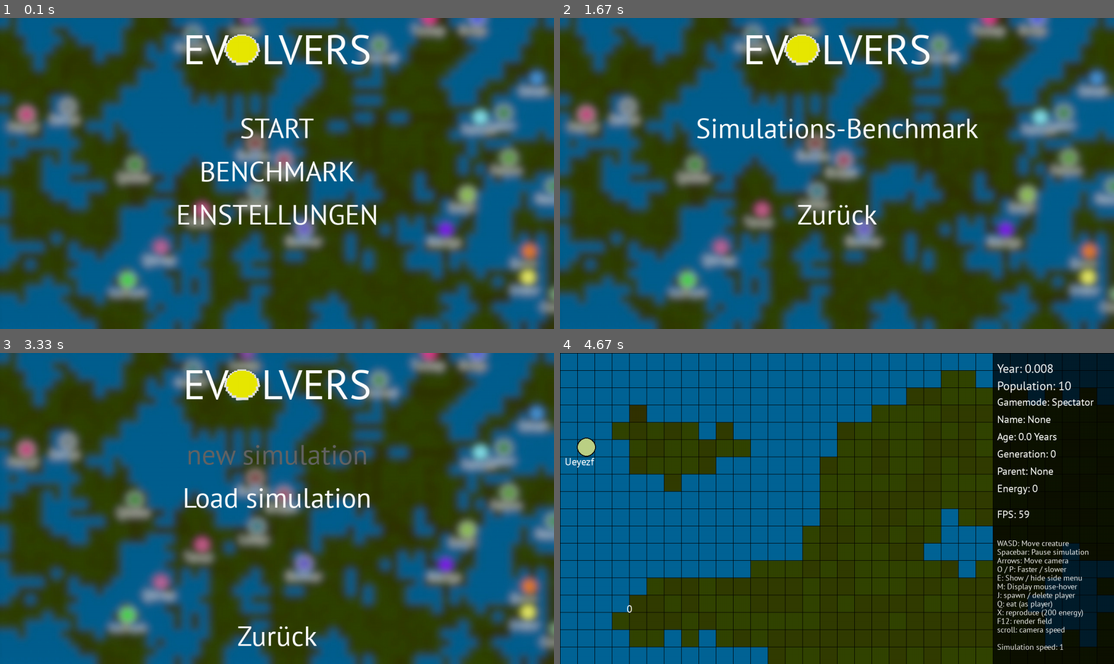
Above: before the commit, frames 1-4 (two rows, left to right).
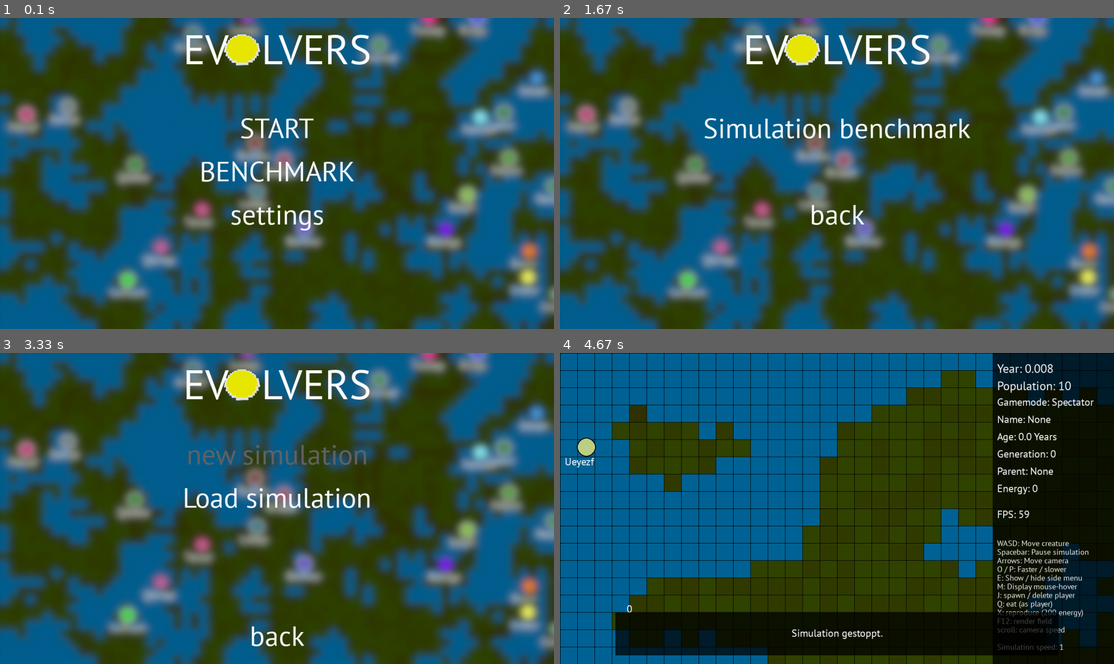
Above: after the commit, the same moments.

Repository: coding-lines/evolvers
Game: pygame game, started from evolversFiles/runGame_GUI.py
The game is run twice, just before and just after one commit, with the same random seed, the same clock (stepped at 60 frames per second) and the same inputs.
Inputs (mouse positions are in pixels of both pictures, inside the frame that each line leads up to):
- Up to frame 1 (0.1 s): no input
- Up to frame 2 (1.67 s): click "BENCHMARK" at 0.38 s
- Up to frame 3 (3.33 s): press the mouse at (249, 589) at 2.92 s; move the mouse to (265, 564) at 3.02 s; release the mouse at (282, 539) at 3.15 s; click "START" at 3.27 s
- Up to frame 4 (4.67 s): click "new simulation" at 3.6 s; click "start" at 3.93 s; hold Space from 4.22 s (still down); hold Left from 4.22 s (still down); move the mouse to (626, 595) at 4.25 s

The runs differ from the first frame. In frame 1, 1.1% of the frame differs, in the area x 32-68%, y 59-69%; in frame 2, 1.8%; in frame 3, 0.4%; in frame 4, 9.6%, in the area x 10-90%, y 83-98%.

Commit message:
Progress on the language update

Diff:
--- a/evolversFiles/runGame_GUI.py
+++ b/evolversFiles/runGame_GUI.py
@@ -295,19 +295,19 @@
                 screen.blit(startText,((game.options.dimensions[0]//2)-(startText.get_rect().width//2),20))
                 screen.blit(menuTextA if not (mousePos[0] in range((game.options.dimensions[0]//2)-(menuTextA.get_rect( …(203 unchanged characters)…
                 screen.blit(menuTextB if not (mousePos[0] in range((game.options.dimensions[0]//2)-(menuTextB.get_rect( …(203 unchanged characters)…
-                screen.blit(menuTextC if not (mousePos[0] in range((game.options.dimensions[0]//2)-(menuTextC.get_rect().width//2),(game.options.dimensions[0]//2)+(menuTextB.get_rect().width//2)) and mousePos[1] in range(420,490)) else menuTextC_HOVER,((game.options.dimensions[0]//2)-(menuTextC.get_rect().width//2),420))
+                screen.blit(game.storage.guiTexts["settings"] if not (mousePos[0] in range((game.options.dimensions[0]//2)-(game.storage.guiTexts["settings"].get_rect().width//2),(game.options.dimensions[0]//2)+(menuTextB.get_rect().width//2)) and mousePos[1] in range(420,490)) else game.storage.guiTexts["settingsHover"],((game.options.dimensions[0]//2)-(game.storage.guiTexts["settings"].get_rect().width//2),420))
             elif game.options.currentScreen == "benchmarkMenu":
                 screen.blit(game.storage.textureStorage["backgroundimage"],(0,0))
                 screen.blit(game.storage.textureStorage["logoSmall"],(515,28))
                 screen.blit(startText,((game.options.dimensions[0]//2)-(startText.get_rect().width//2),20))
-                screen.blit(benchmarkTextA if not (mousePos[0] in range((game.options.dimensions[0]//2)-(benchmarkTextA.get_rect().width//2),(game.options.dimensions[0]//2)+(benchmarkTextA.get_rect().width//2)) and mousePos[1] in range(220,290)) else benchmarkA_HOVER,((game.options.dimensions[0]//2)-(benchmarkTextA.get_rect().width//2),220))
-                screen.blit(backButton if not (mousePos[0] in range((game.options.dimensions[0]//2)-(backButton.get_rect().width//2),(game.options.dimensions[0]//2)+(backButton.get_rect().width//2)) and mousePos[1] in range(420,490)) else backButton_HOVER,((game.options.dimensions[0]//2)-(backButton.get_rect().width//2),420))
+                screen.blit(game.storage.guiTexts["simulationBenchmark"] if not (mousePos[0] in range((game.options.dimensions[0]//2)-(game.storage.guiTexts["simulationBenchmark"].get_rect().width//2),(game.options.dimensions[0]//2)+(game.storage.guiTexts["simulationBenchmark"].get_rect().width//2)) and mousePos[1] in range(220,290)) else game.storage.guiTexts["simulationBenchmarkHover"],((game.options.dimensions[0]//2)-(game.storage.guiTexts["simulationBenchmark"].get_rect().width//2),220))
+                screen.blit(game.storage.guiTexts["back"] if not (mousePos[0] in range((game.options.dimensions[0]//2)-(game.storage.guiTexts["back"].get_rect().width//2),(game.options.dimensions[0]//2)+(game.storage.guiTexts["back"].get_rect().width//2)) and mousePos[1] in range(420,490)) else game.storage.guiTexts["backHover"],((game.options.dimensions[0]//2)-(game.storage.guiTexts["back"].get_rect().width//2),420))
             elif game.options.currentScreen == "settings":
                 viewdistance = game.storage.fonts[48].render(game.options.langData["settings"]["view_distance"]+": "+(g …(226 unchanged characters)…
                 screen.blit(game.storage.textureStorage["backgroundimage"],(0,0))
                 screen.blit(game.storage.textureStorage["logoSmall"],(515,28))
                 screen.blit(startText,((game.options.dimensions[0]//2)-(startText.get_rect().width//2),20))
-                screen.blit(backButton if not (mousePos[0] in range((game.options.dimensions[0]//2)-(backButton.get_rect().width//2),(game.options.dimensions[0]//2)+(backButton.get_rect().width//2)) and mousePos[1] in range(620,690)) else backButton_HOVER,((game.options.dimensions[0]//2)-(backButton.get_rect().width//2),620))
+                screen.blit(game.storage.guiTexts["back"] if not (mousePos[0] in range((game.options.dimensions[0]//2)-(game.storage.guiTexts["back"].get_rect().width//2),(game.options.dimensions[0]//2)+(game.storage.guiTexts["back"].get_rect().width//2)) and mousePos[1] in range(620,690)) else game.storage.guiTexts["backHover"],((game.options.dimensions[0]//2)-(game.storage.guiTexts["back"].get_rect().width//2),620))
                 screen.blit(viewdistance,(450 if game.storage.viewDistance == 16 else 465 if game.storage.viewDistance == 32 else 480,180))
                 pygame.draw.rect(screen,const.WHITE,[300,260,680,5])
                 pygame.draw.rect(screen,[200,200,200],[300 if game.storage.viewDistance == 16 else 640 if game.storage.viewDistance == 32 else 980,242,20,40])
@@ -366,17 +366,17 @@
                 else:
                     suggestion = game.storage.fonts[48].render(game.options.langData["benchmarks"]["suggestion"]+": "+game.options.langData["benchmarks"]["low"], True, const.WHITE)
                 screen.blit(suggestion,(10,320))
-                screen.blit(backButton if not (mousePos[0] in range((game.options.dimensions[0]//2)-(backButton.get_rect().width//2),(game.options.dimensions[0]//2)+(backButton.get_rect().width//2)) and mousePos[1] in range(420,490)) else backButton_HOVER,((game.options.dimensions[0]//2)-(backButton.get_rect().width//2),420))
+                screen.blit(game.storage.guiTexts["back"] if not (mousePos[0] in range((game.options.dimensions[0]//2)-(game.storage.guiTexts["back"].get_rect().width//2),(game.options.dimensions[0]//2)+(game.storage.guiTexts["back"].get_rect().width//2)) and mousePos[1] in range(420,490)) else game.storage.guiTexts["backHover"],((game.options.dimensions[0]//2)-(game.storage.guiTexts["back"].get_rect().width//2),420))
             elif game.options.currentScreen == "escapeMenu":
                 screen.blit(game.storage.textureStorage["backgroundimage"],(0,0))
                 screen.blit(backToGame if not (mousePos[0] in range((game.options.dimensions[0]//2)-(backToGame.get_rec …(208 unchanged characters)…
                 screen.blit(saveGame if not (mousePos[0] in range((game.options.dimensions[0]//2)-(saveGame.get_rect(). …(198 unchanged characters)…
-                screen.blit(toMenu if not (mousePos[0] in range((game.options.dimensions[0]//2)-(toMenu.get_rect().width//2),(game.options.dimensions[0]//2)+(toMenu.get_rect().width//2)) and mousePos[1] in range(390,460)) else toMenu_HOVER,((game.options.dimensions[0]//2)-(toMenu.get_rect().width//2),400))
+                screen.blit(game.storage.guiTexts["quitGame"] if not (mousePos[0] in range((game.options.dimensions[0]//2)-(game.storage.guiTexts["quitGame"].get_rect().width//2),(game.options.dimensions[0]//2)+(game.storage.guiTexts["quitGame"].get_rect().width//2)) and mousePos[1] in range(390,460)) else game.storage.guiTexts["quitGameHover"],((game.options.dimensions[0]//2)-(game.storage.guiTexts["quitGame"].get_rect().width//2),400))
             elif game.options.currentScreen == "gamemodeSelect":
                 screen.blit(game.storage.textureStorage["backgroundimage"],(0,0))
                 screen.blit(startText,((game.options.dimensions[0]//2)-(startText.get_rect().width//2),20))
                 screen.blit(game.storage.textureStorage["logoSmall"],(515,28))
-                screen.blit(backButton if not (mousePos[0] in range((game.options.dimensions[0]//2)-(backButton.get_rect().width//2),(game.options.dimensions[0]//2)+(backButton.get_rect().width//2)) and mousePos[1] in range(620,690)) else backButton_HOVER,((game.options.dimensions[0]//2)-(backButton.get_rect().width//2),620))
+                screen.blit(game.storage.guiTexts["back"] if not (mousePos[0] in range((game.options.dimensions[0]//2)-(game.storage.guiTexts["back"].get_rect().width//2),(game.options.dimensions[0]//2)+(game.storage.guiTexts["back"].get_rect().width//2)) and mousePos[1] in range(620,690)) else game.storage.guiTexts["backHover"],((game.options.dimensions[0]//2)-(game.storage.guiTexts["back"].get_rect().width//2),620))
                 screen.blit(game.storage.guiTexts["newGame"] if not (mousePos[0] in range((game.options.dimensions[0]// …(317 unchanged characters)…
                 screen.blit(game.storage.guiTexts["loadGame"] if not (mousePos[0] in range((game.options.dimensions[0]/ …(322 unchanged characters)…
 
@@ -385,7 +385,7 @@
             elif game.options.currentScreen == "saveAs":
                 screen.blit(game.storage.textureStorage["backgroundimage"],(0,0))
                 screen.blit(saveAsText,((game.options.dimensions[0]//2)-(saveAsText.get_rect().width//2),10))
-                screen.blit(backButton if not (mousePos[0] in range((game.options.dimensions[0]//2)-(backButton.get_rect().width//2),(game.options.dimensions[0]//2)+(backButton.get_rect().width//2)) and mousePos[1] in range(420,490)) else backButton_HOVER,((game.options.dimensions[0]//2)-(backButton.get_rect().width//2),420))
+                screen.blit(game.storage.guiTexts["back"] if not (mousePos[0] in range((game.options.dimensions[0]//2)-(game.storage.guiTexts["back"].get_rect().width//2),(game.options.dimensions[0]//2)+(game.storage.guiTexts["back"].get_rect().width//2)) and mousePos[1] in range(420,490)) else game.storage.guiTexts["backHover"],((game.options.dimensions[0]//2)-(game.storage.guiTexts["back"].get_rect().width//2),420))
                 game.storage.textinput.update(events)
                 screen.blit(game.storage.textinput.get_surface(), ((game.options.dimensions[0]//2)-(game.storage.textinput.get_surface().get_rect().width//2), 150))
                 screen.blit(saveGame if not (mousePos[0] in range((game.options.dimensions[0]//2)-(saveGame.get_rect(). …(198 unchanged characters)…
@@ -397,7 +397,7 @@
                 sizeSliderText = game.storage.fonts[28].render("Weltgröße: "+str(game.storage.worldSizeSlider+100)+"x"+str(game.storage.worldSizeSlider+100), True, const.WHITE)
                 entitySliderText = game.storage.fonts[28].render("Startkreaturen: "+str(game.storage.entityCountSlider+10), True, const.WHITE)
                 screen.blit(game.storage.textureStorage["backgroundimage"],(0,0))
-                screen.blit(backButton if not (mousePos[0] in range((game.options.dimensions[0]//2)-(backButton.get_rect().width//2),(game.options.dimensions[0]//2)+(backButton.get_rect().width//2)) and mousePos[1] in range(620,690)) else backButton_HOVER,((game.options.dimensions[0]//2)-(backButton.get_rect().width//2),620))
+                screen.blit(game.storage.guiTexts["back"] if not (mousePos[0] in range((game.options.dimensions[0]//2)-(game.storage.guiTexts["back"].get_rect().width//2),(game.options.dimensions[0]//2)+(game.storage.guiTexts["back"].get_rect().width//2)) and mousePos[1] in range(620,690)) else game.storage.guiTexts["backHover"],((game.options.dimensions[0]//2)-(game.storage.guiTexts["back"].get_rect().width//2),620))
                 pygame.draw.rect(screen,const.WHITE,[165,250,950,5])
                 pygame.draw.rect(screen,[150,150,150],[165 + game.storage.worldSizeSlider,230,15,45])
                 screen.blit(sizeSliderText, ((game.options.dimensions[0]//2)-(sizeSliderText.get_rect().width//2),180))
@@ -409,7 +409,7 @@
 
             elif game.options.currentScreen == "loadGame":
                 screen.blit(game.storage.textureStorage["backgroundimage"],(0,0))
-                screen.blit(backButton if not (mousePos[0] in range((game.options.dimensions[0]//2)-(backButton.get_rect().width//2),(game.options.dimensions[0]//2)+(backButton.get_rect().width//2)) and mousePos[1] in range(620,690)) else backButton_HOVER,((game.options.dimensions[0]//2)-(backButton.get_rect().width//2),620))
+                screen.blit(game.storage.guiTexts["back"] if not (mousePos[0] in range((game.options.dimensions[0]//2)-(game.storage.guiTexts["back"].get_rect().width//2),(game.options.dimensions[0]//2)+(game.storage.guiTexts["back"].get_rect().width//2)) and mousePos[1] in range(620,690)) else game.storage.guiTexts["backHover"],((game.options.dimensions[0]//2)-(game.storage.guiTexts["back"].get_rect().width//2),620))
                 screen.blit(game.storage.textureStorage["left"],(20, 328))
                 screen.blit(game.storage.textureStorage["right"],(1196, 328))
                 worldNameToLoad = game.storage.fonts[48].render(game.storage.savedWorldsList[game.storage.worldNumber],True,const.WHITE)
@@ -552,23 +552,14 @@
 saveGame = game.storage.fonts[64].render("Speichern", True, const.WHITE)
 saveGame_HOVER = game.storage.fonts[64].render("Speichern", True, const.GREY)
 
-toMenu = game.storage.fonts[64].render("Menü", True, const.WHITE)
-toMenu_HOVER = game.storage.fonts[64].render("Menü", True, const.GREY)
-
 noComma = game.storage.fonts[48].render("Im Namen darf kein Komma vorkommen!", True, [255,0,0])
 
 saveAsText = game.storage.fonts[48].render("Gib einen Namen für den Spielstand ein", True, const.WHITE)
 
 menuTextA = game.storage.fonts[64].render("START", True, const.WHITE)
 menuTextA_HOVER = game.storage.fonts[64].render("START", True, const.GREY)
-benchmarkTextA = game.storage.fonts[64].render("Simulations-Benchmark", True, const.WHITE)
-benchmarkA_HOVER = game.storage.fonts[64].render("Simulations-Benchmark", True, const.GREY)
-backButton = game.storage.fonts[64].render("Zurück", True, const.WHITE)
-backButton_HOVER = game.storage.fonts[64].render("Zurück", True, const.GREY)
 menuTextB = game.storage.fonts[64].render("BENCHMARK", True, const.WHITE)
 menuTextB_HOVER = game.storage.fonts[64].render("BENCHMARK", True, const.GREY)
-menuTextC = game.storage.fonts[64].render("EINSTELLUNGEN", True, const.WHITE)
-menuTextC_HOVER = game.storage.fonts[64].render("EINSTELLUNGEN", True, const.GREY)
 startText = game.storage.fonts[96].render("EV   LVERS", True, const.WHITE)
 relsize = game.storage.fonts[48].render("Größe im Verhältnis zur Energie", True, const.WHITE)
 
@@ -700,14 +691,14 @@
                                     f.close()
                                 game.options.currentScreen = "escapeMenu"
                     elif game.options.currentScreen == "gamemodeSelect":
-                        if (mousePos[0] in range((game.options.dimensions[0]//2)-(backButton.get_rect().width//2),(game.options.dimensions[0]//2)+(backButton.get_rect().width//2)) and mousePos[1] in range(620,690)):
+                        if (mousePos[0] in range((game.options.dimensions[0]//2)-(game.storage.guiTexts["back"].get_rect().width//2),(game.options.dimensions[0]//2)+(game.storage.guiTexts["back"].get_rect().width//2)) and mousePos[1] in range(620,690)):
                             game.options.currentScreen = "menu"
                         if (mousePos[0] in range((game.options.dimensions[0]//2)-(game.storage.guiTexts["newGame"].get_rect().width//2),(game.options.dimensions[0]//2)+(game.storage.guiTexts["newGame"].get_rect().width//2)) and mousePos[1] in range(200,270)):
                             game.options.currentScreen = "newGame"
                         if (mousePos[0] in range((game.options.dimensions[0]//2)-(game.storage.guiTexts["loadGame"].get_rect().width//2),(game.options.dimensions[0]//2)+(game.storage.guiTexts["loadGame"].get_rect().width//2)) and mousePos[1] in range(290,360)):
                             game.options.currentScreen = "loadGame" if game.storage.savedWorldsList != [""] else "gamemodeSelect"
                     elif game.options.currentScreen == "loadGame":
-                        if (mousePos[0] in range((game.options.dimensions[0]//2)-(backButton.get_rect().width//2),(game.options.dimensions[0]//2)+(backButton.get_rect().width//2)) and mousePos[1] in range(620,690)):
+                        if (mousePos[0] in range((game.options.dimensions[0]//2)-(game.storage.guiTexts["back"].get_rect().width//2),(game.options.dimensions[0]//2)+(game.storage.guiTexts["back"].get_rect().width//2)) and mousePos[1] in range(620,690)):
                             game.options.currentScreen = "gamemodeSelect"
                         if mousePos[0] in range(20, 84) and mousePos[1] in range(328, 392):
                             game.storage.worldNumber -= 1 if game.storage.worldNumber > 0 else 0
@@ -733,7 +724,7 @@
                             game.storage.cameraPos = [1,1,34,22,1] if game.storage.viewDistance == 32 else [1,1,68,44,1] if game.storage.viewDistance == 64 else [1,1,18,12,1]
                             game.options.currentScreen = "game"
                     elif game.options.currentScreen == "newGame":
-                        if (mousePos[0] in range((game.options.dimensions[0]//2)-(backButton.get_rect().width//2),(game.options.dimensions[0]//2)+(backButton.get_rect().width//2)) and mousePos[1] in range(620,690)):
+                        if (mousePos[0] in range((game.options.dimensions[0]//2)-(game.storage.guiTexts["back"].get_rect().width//2),(game.options.dimensions[0]//2)+(game.storage.guiTexts["back"].get_rect().width//2)) and mousePos[1] in range(620,690)):
                             game.options.currentScreen = "gamemodeSelect"
                         if (mousePos[0] in range((game.options.dimensions[0]//2)-(game.storage.guiTexts["startGame"].get_rect().width//2),(game.options.dimensions[0]//2)+(game.storage.guiTexts["startGame"].get_rect().width//2)) and mousePos[1] in range(540,610)):
                             game.storage.gameEntities = creatureEngine.initCreatures(game.storage.entityCountSlider+10)
@@ -778,10 +769,7 @@
                         game.storage.cameraPos = cameraEngine.moveCamera(game.storage.cameraPos,[0,game.storage.cameraSpeed[1]],game.storage.worldSize)
                 if event.key == pygame.K_SPACE:
                     game.storage.simulationRunning = not game.storage.simulationRunning
-                    if game.storage.simulationRunning:
-                        print("Simulation gestartet.")
-                    else:
-                        print("Simulation gestoppt.")
+                    execute.evolvers.toastMessage("Simulation gestartet." if game.storage.simulationRunning else "Simulation gestoppt.",60)
                 if event.key == pygame.K_d:
                     if bool(game.timers.frame % 2) or game.storage.playerHasMoved == 0:
                         if int(game.storage.playerInformation["energy"]) > 0:
Not shown, changed: evolversFiles/render_template
Not shown, changed: evolversFiles/ENG.lang
